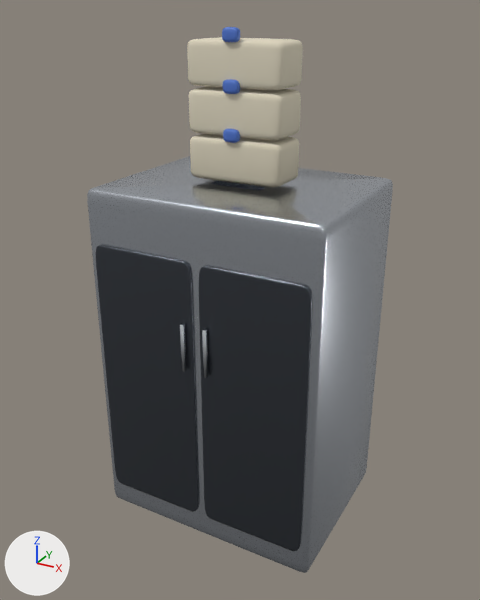
Before and after pictures for a commit that changed the glTF model assets/models/props/gloves.glb.
The view is the same before and after, from a 50 mm camera at (0.747, -1.379, 1.282) aimed at (0.0, -0.021, 0.603). Every picture has the same lights, and +X, +Y and +Z are marked at lower left. The first picture is the older version.

Names of what the first picture shows: 'Boxes', 'Cabinet', 'Doors', 'Tabs' and 1 more.
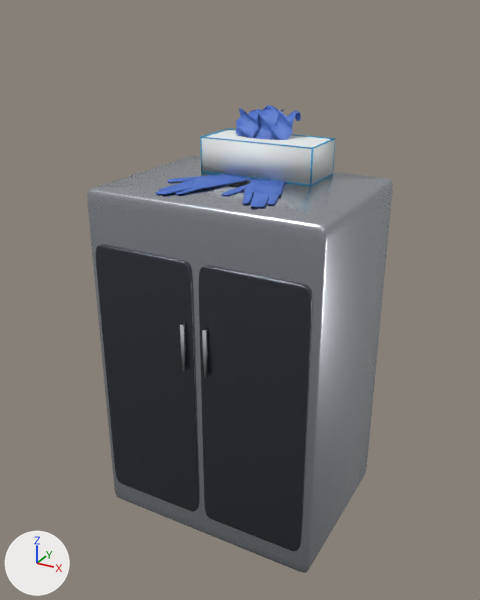
Commit message: Replace glove station's stacked boxes with a single glove dispenser model

Where the change shows, as pixel boxes (x1, y1, x2, y2) in the pictures (480 x 600 px):
```json
{"object": "Boxes", "change": "deleted", "before": [187, 37, 303, 187], "on screen": "pale yellow"}
{"object": "Box", "change": "added", "after": [201, 130, 335, 185]}
{"object": "Gloves", "change": "added", "after": [155, 105, 301, 208], "on screen": "blue"}
{"object": "Tabs", "change": "deleted", "before": [222, 27, 240, 143], "on screen": "blue"}
{"object": "Print", "change": "added", "after": [200, 128, 335, 186]}
```

Scene script edits in JSON lines:
```json
{"op": "add", "block": "mat_carton", "code": ["mat_carton = principled_material('carton')", "mat_carton.base_color = (0.847, 0.89, 0.89)  # white #edf2f2", "mat_carton.roughness = 0.6"]}
{"op": "add", "block": "mat_carton_print", "code": ["mat_carton_print = principled_material('carton_print')", "mat_carton_print.base_color = (0.00784, 0.392, 0.749)  # cyan #16a8e0", "mat_carton_print.roughness = 0.6"]}
{"op": "add", "block": "me_box", "code": ["me_box = bpy.data.meshes.new('Box')", "me_box.from_pydata(...)  # 120 vertices, 140 faces; spans x -0.151..0.151, y 0.05..0.19, z 0.9..0.986", "me_box.materials.append(mat_carton)  # white #edf2f2"]}
{"op": "add", "block": "me_print", "code": ["me_print = bpy.data.meshes.new('Print')", "me_print.from_pydata(...)  # 96 vertices, 144 faces; spans x -0.151..0.151, y 0.05..0.19, z 0.9..0.988", "me_print.materials.append(mat_carton_print)  # cyan #16a8e0"]}
{"op": "add", "block": "me_gloves", "code": ["me_gloves = bpy.data.meshes.new('Gloves')", "me_gloves.from_pydata(...)  # 569 vertices, 992 faces; spans x -0.17..0.149, y -0.192..0.202, z 0.901..1.056", "me_gloves.materials.append(mat_glove)  # blue #4d73cc"]}
{"op": "remove", "block": "ob_boxes", "code": ["ob_boxes = bpy.data.objects.new('Boxes', me_boxes)", "ob_boxes.location = (0.0, 0.0, 0.0)"]}
{"op": "remove", "block": "ob_tabs", "code": ["ob_tabs = bpy.data.objects.new('Tabs', me_tabs)", "ob_tabs.location = (0.0, 0.0, 0.0)"]}
{"op": "add", "block": "ob_box", "code": ["ob_box = bpy.data.objects.new('Box', me_box)", "ob_box.location = (0.0, 0.0, 0.0)"]}
{"op": "add", "block": "ob_print", "code": ["ob_print = bpy.data.objects.new('Print', me_print)", "ob_print.location = (0.0, 0.0, 0.0)"]}
{"op": "add", "block": "ob_gloves", "code": ["ob_gloves = bpy.data.objects.new('Gloves', me_gloves)", "ob_gloves.location = (0.0, 0.0, 0.0)"]}
```
